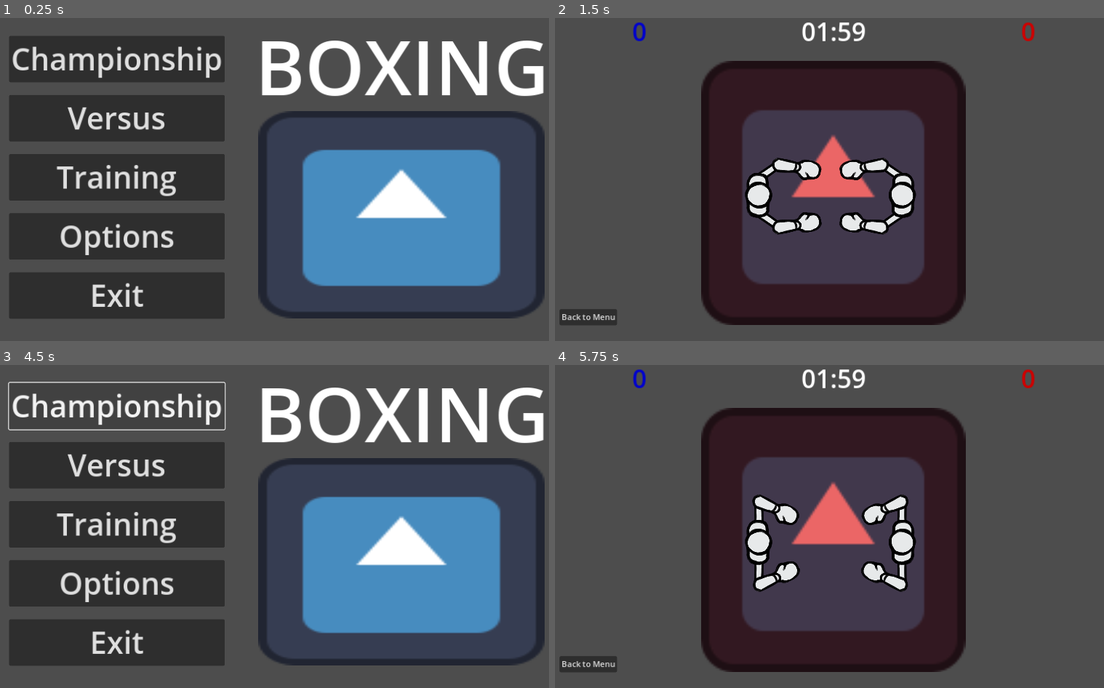
Above: before the commit, frames 1-4 (two rows, left to right).
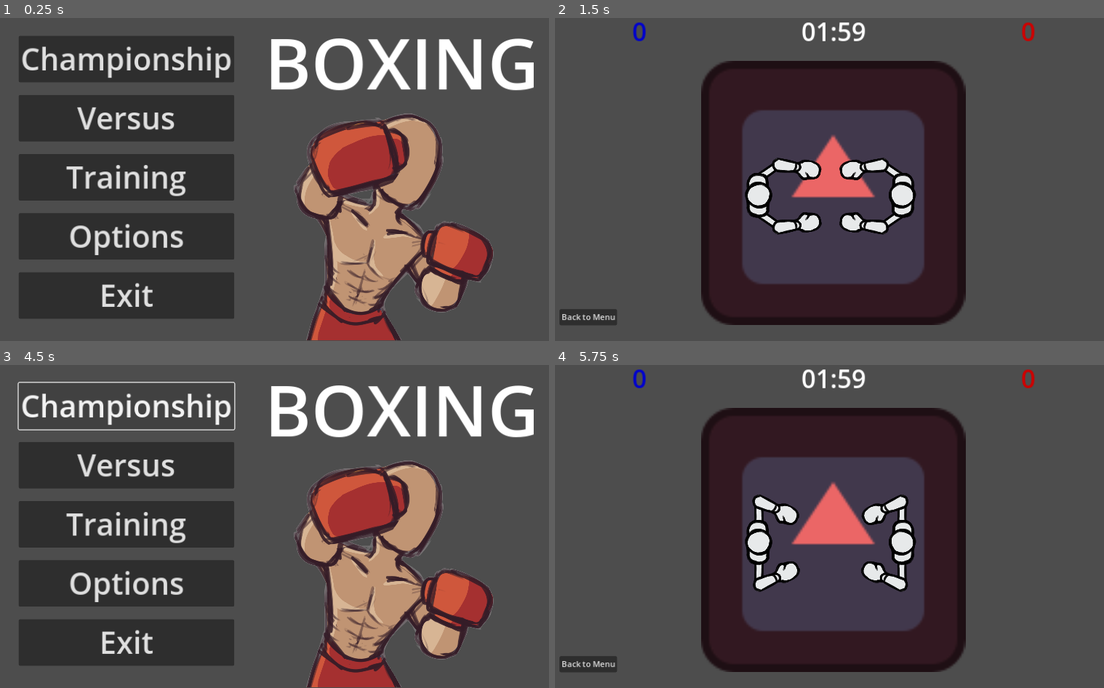
Above: after the commit, the same moments.

Repository: Eefschmeef2310/GDS1-Lab4
Game: Godot game, scene res://scenes/menus/main_menu.tscn
Two runs of this game, one before a commit and one after it. Both use one fixed random seed, a clock stepped at 60 frames per second and the inputs below. The engine's default icon, where the game draws it, is replaced by a stand-in: a white triangle on a blue panel in a dark square.
Inputs:
- Up to frame 1 (0.25 s): no input
- Up to frame 2 (1.5 s): click "Championship" at 0.5 s; click "Versus" at 1.25 s
- Up to frame 3 (4.5 s): click "Back to Menu" at 2 s; click "Training" at 2.75 s; click "Back to Menu" at 3.5 s; click "Championship" at 4.25 s
- Up to frame 4 (5.75 s): click "Versus" at 5 s

The runs differ from the first frame. In frame 1, 34% of the frame differs, in the area x 1-100%, y 5-100%; in frame 2, nothing differs; in frame 3, 34%; in frame 4, nothing differs.

Commit message:
added boxer sprite to main menu

Diff:
--- a/scenes/menus/main_menu.tscn
+++ b/scenes/menus/main_menu.tscn
@@ -1,10 +1,10 @@
 [gd_scene load_steps=4 format=3 uid="uid://vbfioqyrxy0v"]
 
 [ext_resource type="Script" path="res://scenes/menus/main_menu.gd" id="1_hh7e3"]
-[ext_resource type="Texture2D" uid="uid://ifv7d6ijolyw" path="res://icon.svg" id="2_61emo"]
+[ext_resource type="Texture2D" uid="uid://yte6ya8icrxa" path="res://scenes/ui/ui_sprites/boxer.png" id="2_5f6gd"]
 
 [sub_resource type="LabelSettings" id="LabelSettings_743dm"]
-font_size = 150
+font_size = 140
 
 [node name="MainMenu" type="Control"]
 layout_mode = 3
@@ -59,17 +59,21 @@
 text = "Exit
 "
 
-[node name="Label" type="Label" parent="MarginContainer/HBoxContainer"]
+[node name="VBoxContainer2" type="VBoxContainer" parent="MarginContainer/HBoxContainer"]
+layout_mode = 2
+
+[node name="Label" type="Label" parent="MarginContainer/HBoxContainer/VBoxContainer2"]
 layout_mode = 2
 size_flags_vertical = 0
 text = "BOXING"
 label_settings = SubResource("LabelSettings_743dm")
 horizontal_alignment = 2
 
-[node name="Icon" type="Sprite2D" parent="."]
-position = Vector2(818, 398)
-scale = Vector2(4.4375, 3.20313)
-texture = ExtResource("2_61emo")
+[node name="TextureRect" type="TextureRect" parent="MarginContainer/HBoxContainer/VBoxContainer2"]
+custom_minimum_size = Vector2(0, 450.55)
+layout_mode = 2
+texture = ExtResource("2_5f6gd")
+expand_mode = 3
 
 [connection signal="pressed" from="MarginContainer/HBoxContainer/VBoxContainer/Versus" to="." method="_on_versus_pressed"]
 [connection signal="pressed" from="MarginContainer/HBoxContainer/VBoxContainer/Training" to="." method="_on_training_pressed"]
Binary file added: scenes/ui/ui_sprites/boxer.png
Not shown, added: scenes/ui/ui_sprites/boxer.png.import
